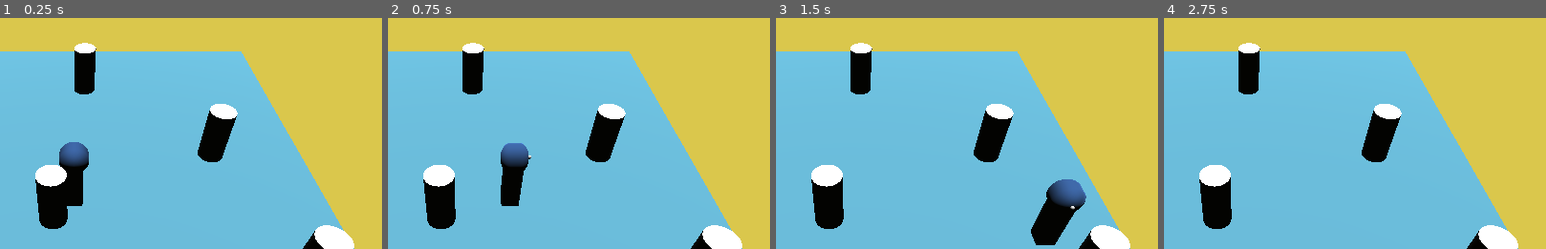
Above: before the commit, frames 1-4 (left to right).
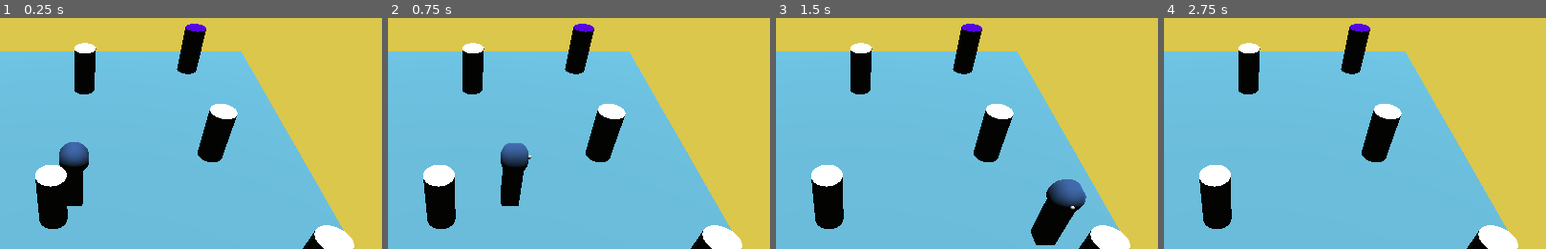
Above: after the commit, the same moments.

Repository: OnyJ/Medusa-old
Game: Godot game, scene res://scenes/Main.tscn
Two runs of this game, one before a commit and one after it. Both use one fixed random seed, a clock stepped at 60 frames per second and the inputs below.
Inputs:
- Up to frame 1 (0.25 s): no input
- Up to frame 2 (0.75 s): tap Enter at 0.5 s; hold D (move_right) from 0.53 s (still down)
- Up to frame 3 (1.5 s): release D (move_right) at 1.28 s; hold S (move_back) from 1.28 s (still down)
- Up to frame 4 (2.75 s): release S (move_back) at 2.03 s; hold D (move_right) from 2.03 s (still down)
The pictures show only the part of the screen within x 40-90%, y 0-50%; the shares and areas given below are measured in that part.

The runs differ from the first frame. In frame 1, 1.1% of the frame differs, in the area x 46-54%, y 2-25%; in frame 2, 1.1%; in frame 3, 1.1%; in frame 4, 1.1%.

Commit message:
create Medusa and draft script

Diff:
--- a/scenes/Main.tscn
+++ b/scenes/Main.tscn
@@ -1,7 +1,8 @@
-[gd_scene load_steps=3 format=2]
+[gd_scene load_steps=4 format=2]
 
 [ext_resource path="res://scenes/Map.tscn" type="PackedScene" id=1]
 [ext_resource path="res://scenes/Player.tscn" type="PackedScene" id=2]
+[ext_resource path="res://scenes/Medusa.tscn" type="PackedScene" id=3]
 
 [node name="Main" type="Node"]
 
@@ -15,3 +16,6 @@
 
 [node name="Player" parent="." instance=ExtResource( 2 )]
 transform = Transform( 1, 0, 0, 0, 1, 0, 0, 0, 1, 0, 1.50951, 3.08401 )
+
+[node name="Medusa" parent="." instance=ExtResource( 3 )]
+transform = Transform( 0.8, 0, 0, 0, 1.8, 0, 0, 0, 0.7, 9.49759, 1.79955, -11.8167 )
--- /dev/null
+++ b/scenes/Medusa.tscn
@@ -0,0 +1,22 @@
+[gd_scene load_steps=5 format=2]
+
+[ext_resource path="res://scripts/Medusa.gd" type="Script" id=1]
+
+[sub_resource type="CylinderShape" id=1]
+
+[sub_resource type="SpatialMaterial" id=2]
+albedo_color = Color( 0.294118, 0, 0.815686, 1 )
+
+[sub_resource type="CylinderMesh" id=3]
+material = SubResource( 2 )
+
+[node name="Medusa" type="KinematicBody"]
+transform = Transform( 0.8, 0, 0, 0, 1.8, 0, 0, 0, 0.7, 0, 1.79955, 0 )
+script = ExtResource( 1 )
+
+[node name="CollisionShape" type="CollisionShape" parent="."]
+shape = SubResource( 1 )
+
+[node name="MeshInstance" type="MeshInstance" parent="."]
+mesh = SubResource( 3 )
+material/0 = null
--- /dev/null
+++ b/scripts/Medusa.gd
@@ -0,0 +1,41 @@
+extends KinematicBody
+
+# var chasing = false
+
+##########################
+# move randomly (pathfinding?)
+# (whithout falling)
+
+# _physics_process(delta): -> if chasing == false:
+# func chose_a_direction()
+#	avoid obstacles and void
+#
+# 	func walk_for(rand_sec)
+# 		func dodge_obstacles_and_void
+# 		func turn_if_obstacles
+# 	func wait(rand_sec)
+
+
+##########################
+# detect player
+# -> large_eye_detector
+# _on_LargeEyeDetector_??_entered (= medusa sees player):
+# 	func follow_player_during(sec)
+# _on_SmallEyeDetector_??_entered_with_PlayerEyes (= eyes meet):
+# 	func player_turns_into_statue()
+#		animation() > die() + queue free > gameover > menu
+# _on_NearDetection_??_entered (player at <= 1m from medusa):
+#
+
+##########################
+# follow during timeQty (which is random)
+# -> need tutorial
+
+
+##########################
+# kill when eyes meet
+# -> small_eye_detector meets player's small_eye_detector
+
+
+##########################
+# (spawn randomly)
